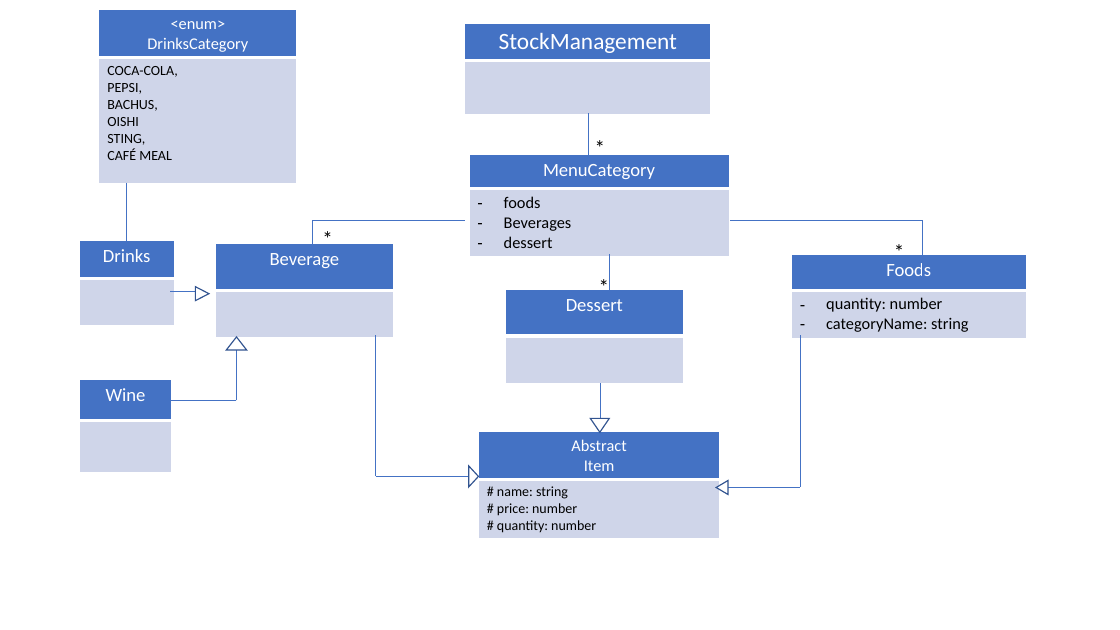
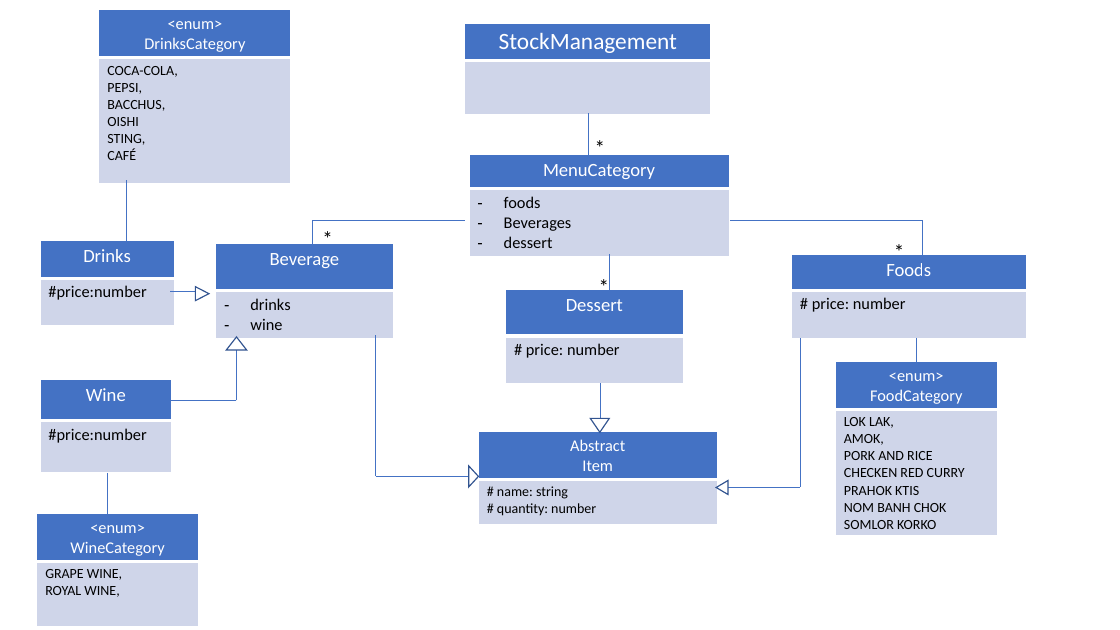
Before and after one commit to VANSAOHANG/RestaurantMS, a slide deck: slide 4 of Restaurant Management System.pptx. Drawn at 1120x630 pixels with LibreOffice and Linux fonts; fonts in the diff are those of the drawing. Boxes give left, top, right and bottom in pixels: in the first picture for what was removed or moved away, otherwise in the second. Text is boxed around its words. In the diff, an @@ line names an element or a change of style, - is before the commit and + after.

Commit message:
update diagram in Stock Management

```diff
--- a/Restaurant Management System.pptx
+++ b/Restaurant Management System.pptx
@@ table at (99,10,292,184) @@
-row 2, column 1: COCA-COLA, / PEPSI, / BACHUS, / OISHI / STING, / CAFÉ MEAL
+row 2, column 1: COCA-COLA, / PEPSI, / BACCHUS, / OISHI / STING, / CAFÉ
@@ table: place and size @@
-table at (99,10,297,184)
+table at (99,10,292,184)
@@ table at (40,241,175,326) @@
-row 2, column 1: 
+row 2, column 1: #price:number
@@ table: place and size @@
-table at (79,241,174,326)
+table at (40,241,175,326)
@@ table at (216,244,393,339) @@
-row 2, column 1: 
+row 2, column 1: drinks / wine
@@ table at (791,255,1026,339) @@
-row 2, column 1: quantity: number / categoryName: string
+row 2, column 1: # price: number
@@ table at (506,289,683,384) @@
-row 2, column 1: 
+row 2, column 1: # price: number
@@ line added from (917, 338) to (917, 361), #4472C4 0.5 pt @@
@@ table at (40,379,172,473) @@
-row 2, column 1: 
+row 2, column 1: #price:number
@@ table: place and size @@
-table at (79,379,171,473)
+table at (40,379,172,473)
@@ table added at (836,361,997,535), 2 rows, 1 columns @@
+<enum> / FoodCategory
+LOK LAK, / AMOK, / PORK AND RICE / CHECKEN RED CURRY / PRAHOK KTIS / NOM BANH CHOK / SOMLOR KORKO
@@ table at (479,432,718,525) @@
-row 2, column 1: # name: string / # price: number / # quantity: number
+row 2, column 1: # name: string / # quantity: number
@@ line added from (107, 473) to (107, 525), #4472C4 0.5 pt @@
@@ table added at (37,513,198,627), 2 rows, 1 columns @@
+<enum> / WineCategory
+GRAPE WINE, / ROYAL WINE,
```
